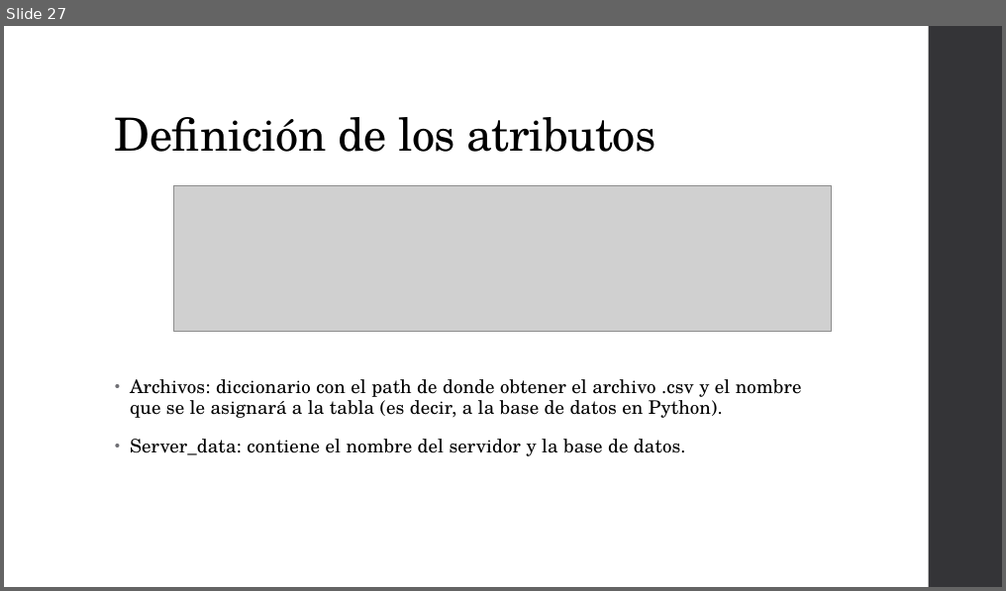
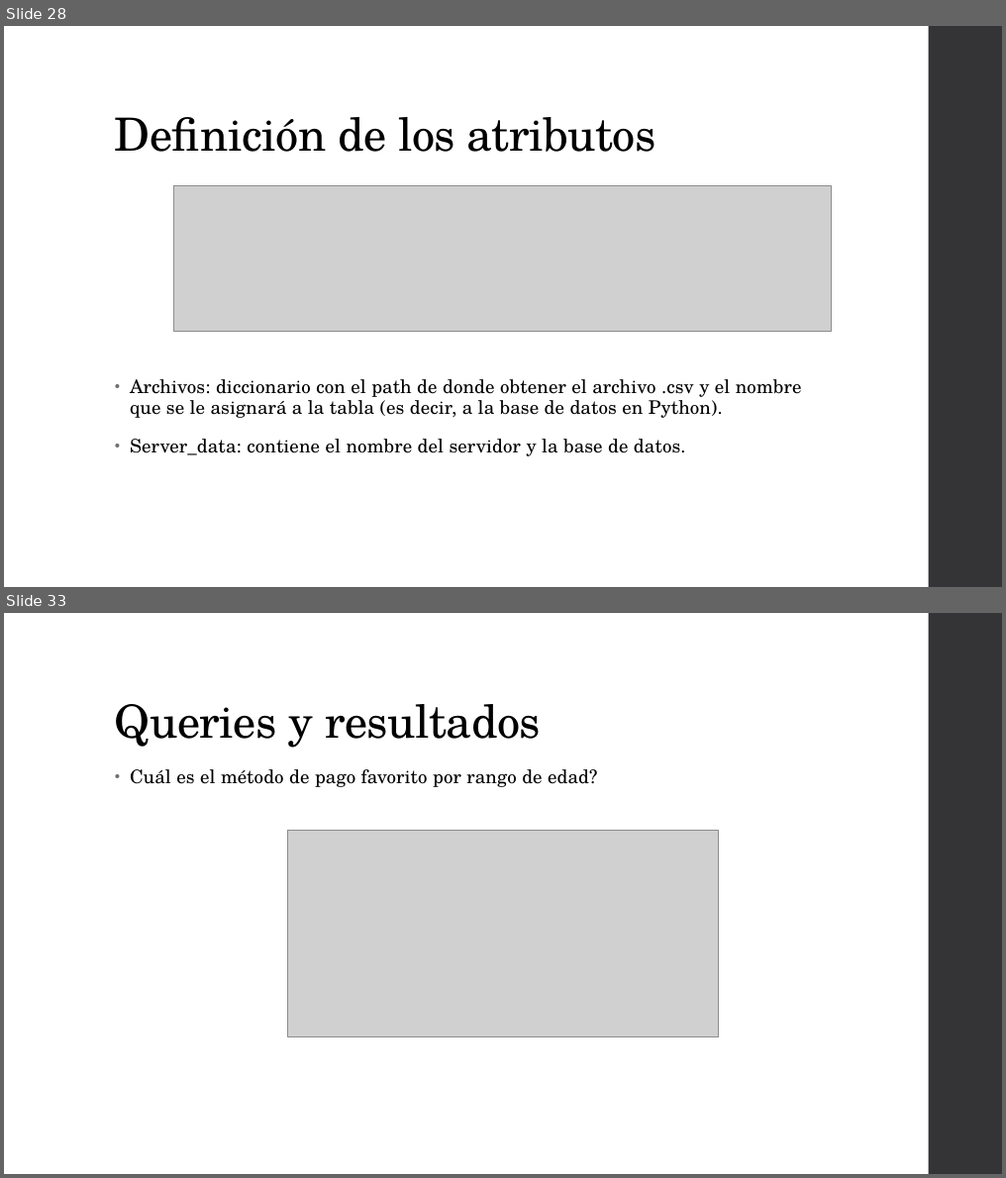
Before and after one commit to VGardella/GELT-data-excercise, a slide deck: Presentacion GELT - Gardella, Victoria (Data Engineer).pptx. Shown one above the other, each under a label of ours: slide 27 before the commit, slides 28 and 33 after it; the slides between them are not shown. The pictures are 1006x591 and 1006x1178 pixels, drawn with LibreOffice and Linux fonts; fonts in the diff are those of the drawing; grey boxes stand for pictures. Boxes give left, top, right and bottom in pixels: in the first picture for what was removed or moved away, otherwise in the second. Text is boxed around its words. In the diff, an @@ line names an element or a change of style, - is before the commit and + after.

```diff
--- a/Presentacion GELT - Gardella, Victoria (Data Engineer).pptx
+++ b/Presentacion GELT - Gardella, Victoria (Data Engineer).pptx
@@ slide 33 added at (4,613,1002,1174), background #FFFFFF; not listed: 1 template element that a slide beside it also shows @@
@@ title added at (115,704,541,748), 44 pt, text #000000 @@
+Queries y resultados
@@ text added at (130,769,597,787), 18 pt, text #000000 @@
+• Cuál es el método de pago favorito por rango de edad?
@@ picture added at (288,830,718,1038) @@
@@ what was slide 27 is now slide 28 @@
```
Also in this commit, not shown: 1 slide changed, 6 other slides added, 1 slide removed, 23 other files.
